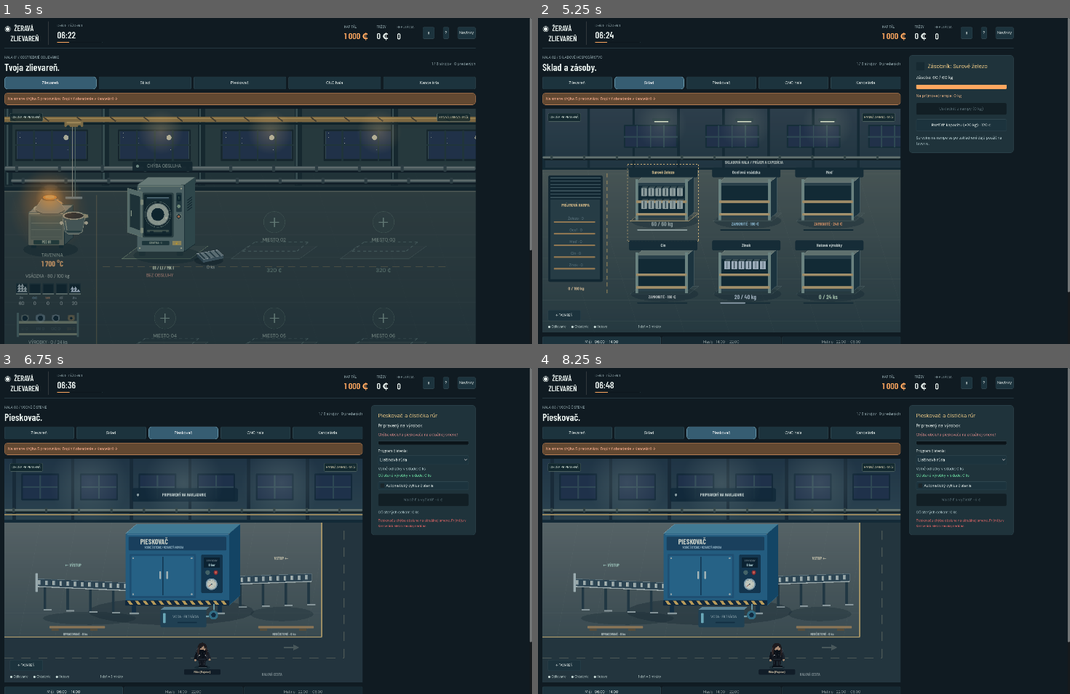
Above: before the commit, frames 1-4 (two rows, left to right).
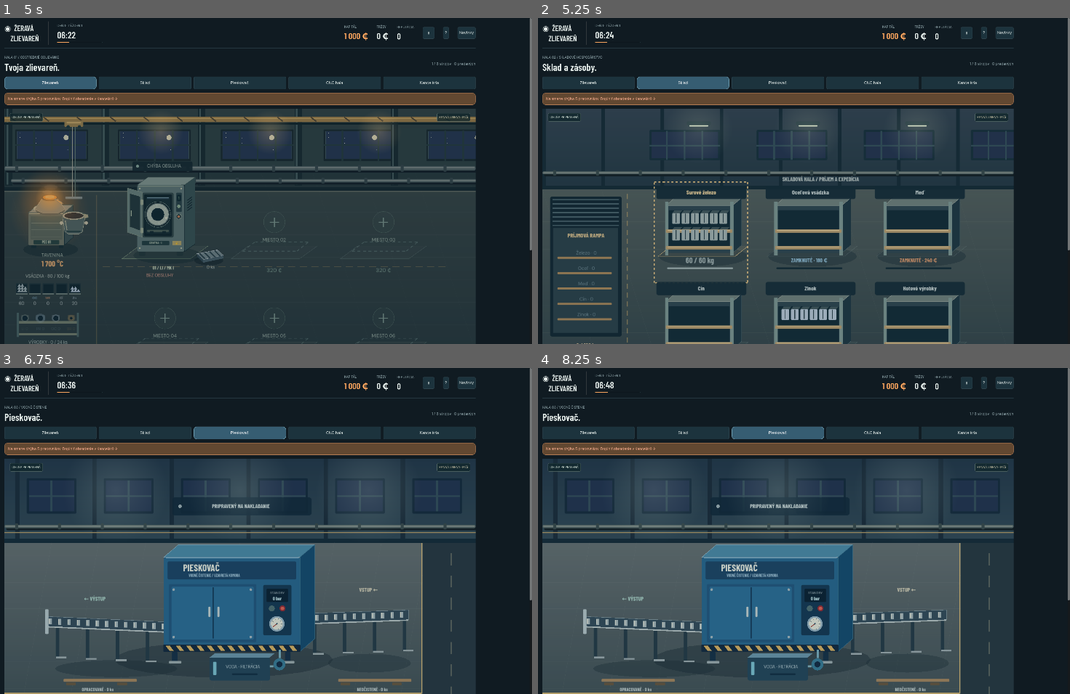
Above: after the commit, the same moments.

Repository: vopojtepek/Zlievaren
Game: Godot game, scene res://src/scenes/Main.tscn
Two runs of this game, one before a commit and one after it. Both use one fixed random seed, a clock stepped at 60 frames per second and the inputs below.
Inputs:
- Up to frame 1 (5 s): click "Ⅱ" at 0.5 s; click "▶" at 1.25 s; click "?" at 2 s; click "Novinky" at 2.75 s; click "Pokračovať" at 3.5 s; click "Zlievareň" at 4.25 s
- Up to frame 2 (5.25 s): click "Sklad" at 5 s
- Up to frame 3 (6.75 s): click "Zlievareň" at 5.75 s; click "Pieskovač" at 6.5 s
- Up to frame 4 (8.25 s): click "Sklad" at 7.25 s; click "Pieskovač" at 8 s

Frame 1 is identical in both runs. In frame 2, 32% of the frame differs, in the area x 0-100%, y 11-100%; in frame 3, 41%; in frame 4, 42%.

Commit message:
Show warehouse and washer inspectors in modal and move CNC panel below milestone

Diff:
--- a/godot/src/autoload/EventBus.gd
+++ b/godot/src/autoload/EventBus.gd
@@ -35,6 +35,8 @@
 signal room_change_requested(room_name: String)
 signal machine_selected(slot: int)
 signal machine_inspector_requested(slot: int)
+signal bin_inspector_requested(bin_id: String)
+signal washer_inspector_requested()
 signal bin_selected(bin_id: String)
 signal toast_requested(message: String, is_error: bool)
 signal pause_toggled(is_paused: bool)
--- a/godot/src/rooms/WarehouseHall.gd
+++ b/godot/src/rooms/WarehouseHall.gd
@@ -39,7 +39,7 @@
 		if hover_bin >= 0:
 			var gm = get_node_or_null("/root/GameManager")
 			if gm != null:
-				gm.select_bin(BIN_IDS[hover_bin])
+				get_node("/root/EventBus").bin_inspector_requested.emit(BIN_IDS[hover_bin])
 
 func _draw() -> void:
 	var state = get_room_state()
--- a/godot/src/rooms/WasherHall.gd
+++ b/godot/src/rooms/WasherHall.gd
@@ -21,8 +21,8 @@
 		var washer_rect = Rect2(372, 231, 318, 221)
 		if washer_rect.has_point(mouse_pos):
 			var gm = get_node_or_null("/root/GameManager")
-			if gm != null and gm.state.washer.active == null:
-				gm.execute({ "type": "washer", "action": "start" })
+			if gm != null:
+				get_node("/root/EventBus").washer_inspector_requested.emit()
 
 func _draw() -> void:
 	var state = get_room_state()
--- a/godot/src/scenes/Main.gd
+++ b/godot/src/scenes/Main.gd
@@ -48,6 +48,4 @@
 		washer_hall.visible = (room_name == "washer")
 		cnc_hall.visible = (room_name == "cnc")
 
-		warehouse_inspector.visible = (room_name == "warehouse")
-		washer_inspector.visible = (room_name == "washer")
 		cnc_inspector.visible = (room_name == "cnc")
--- a/godot/src/ui/WebLayout.gd
+++ b/godot/src/ui/WebLayout.gd
@@ -215,12 +215,12 @@
 	sidebar.custom_minimum_size.x = 345
 	columns.add_child(sidebar)
 	for inspector in [main.warehouse_inspector, main.washer_inspector, main.cnc_inspector]:
-		adopt(inspector, sidebar)
+		adopt(inspector, scene_info)
 		inspector.add_theme_stylebox_override("panel", panel_style("#1f333b", 23))
 		_wrap_labels(inspector)
 	machine_modal = preload("res://src/ui/inspectors/MachineModal.gd").new()
 	add_child(machine_modal)
-	machine_modal.build(main.machine_inspector, main.top_hud)
+	machine_modal.build(main.machine_inspector, main.top_hud, main.warehouse_inspector, main.washer_inspector)
 	main.machine_inspector.add_theme_stylebox_override("panel", panel_style("#1f333b", 23))
 	_wrap_labels(main.machine_inspector)
 	for b in [main.machine_inspector.btn_action, main.machine_inspector.btn_buy_machine, main.washer_inspector.btn_start, main.warehouse_inspector.btn_stock_move]:
@@ -273,7 +273,7 @@
 		nav_buttons[key].set_pressed_no_signal(key == id)
 	scene.visible = id != "office"
 	scene_info.visible = id != "office"
-	sidebar.visible = id != "office" and id != "foundry"
+	sidebar.hide()
 	main.management_tabs.visible = id == "office"
 	main.inspectors_container.hide()
 	_resize_scene.call_deferred()
--- a/godot/src/ui/hud/TopHUD.gd
+++ b/godot/src/ui/hud/TopHUD.gd
@@ -9,7 +9,7 @@
 var revenue_label: Label
 var btn_pause: Button
 var day_track: ProgressBar
-var machine_modal_open: bool = false
+var inspector_modal_open: bool = false
 
 func _label(parent: Node, text: String, font_size: int, color: String = "#e8f0ed") -> Label:
 	var l = Label.new()
@@ -91,7 +91,7 @@
 	_on_tick(GameManager.state, 0)
 
 func _unhandled_key_input(event: InputEvent) -> void:
-	if machine_modal_open:
+	if inspector_modal_open:
 		return
 	if not event is InputEventKey or not event.pressed or event.echo:
 		return
--- a/godot/src/ui/inspectors/MachineModal.gd
+++ b/godot/src/ui/inspectors/MachineModal.gd
@@ -1,5 +1,7 @@
 extends Control
 ## One live inspector, hosted above the page without pausing simulation.
+var inspectors: Dictionary = {}
+var active_room: String = "foundry"
 var inspector: Control
 var hud: Control
 var panel: PanelContainer
@@ -7,9 +9,10 @@
 var close_button: Button
 var previous_focus: Control
 
-func build(machine: Control, top_hud: Control) -> void:
+func build(machine: Control, top_hud: Control, warehouse: Control, washer: Control) -> void:
 	name = "MachineModal"
 	inspector = machine
+	inspectors = {"foundry": machine, "warehouse": warehouse, "washer": washer}
 	hud = top_hud
 	set_anchors_and_offsets_preset(PRESET_FULL_RECT)
 	mouse_filter = MOUSE_FILTER_STOP
@@ -33,21 +36,24 @@
 	content_scroll.size_flags_vertical = SIZE_EXPAND_FILL
 	content_scroll.follow_focus = true
 	box.add_child(content_scroll)
-	inspector.reparent(content_scroll)
-	inspector.set_anchors_and_offsets_preset(PRESET_TOP_LEFT)
-	inspector.custom_minimum_size = Vector2.ZERO
-	inspector.size_flags_horizontal = SIZE_EXPAND_FILL
-	inspector.show()
+	for content in inspectors.values():
+		content.reparent(content_scroll)
+		content.set_anchors_and_offsets_preset(PRESET_TOP_LEFT)
+		content.custom_minimum_size = Vector2.ZERO
+		content.size_flags_horizontal = SIZE_EXPAND_FILL
+		content.hide()
 	gui_input.connect(_backdrop_input)
 	resized.connect(_resize_panel)
 	EventBus.machine_inspector_requested.connect(open_slot)
+	EventBus.bin_inspector_requested.connect(open_bin)
+	EventBus.washer_inspector_requested.connect(open_washer)
 	EventBus.room_change_requested.connect(func(_room): close())
 	get_viewport().gui_focus_changed.connect(_keep_focus_inside)
 	hide()
 	_resize_panel()
 
 func _keep_focus_inside(control: Control) -> void:
-	if visible and not is_ancestor_of(control) and not inspector.product_select.get_popup().visible:
+	if visible and not is_ancestor_of(control) and not _popup_visible():
 		close_button.grab_focus()
 
 func _resize_panel() -> void:
@@ -59,21 +65,42 @@
 func open_slot(slot: int) -> void:
 	if GameManager.current_room != "foundry" or slot < 0 or slot >= Constants.SLOTS:
 		return
+	GameManager.select_machine(slot)
+	_open("foundry")
+
+func open_bin(bin_id: String) -> void:
+	if GameManager.current_room != "warehouse" or (bin_id != "goods" and not Constants.MATERIALS.has(bin_id)):
+		return
+	GameManager.select_bin(bin_id)
+	_open("warehouse")
+
+func open_washer() -> void:
+	if GameManager.current_room == "washer":
+		_open("washer")
+
+func _popup_visible() -> bool:
+	return active_room != "warehouse" and inspector.product_select.get_popup().visible
+
+func _open(room: String) -> void:
 	if not visible:
 		previous_focus = get_viewport().gui_get_focus_owner()
-	GameManager.select_machine(slot)
+	active_room = room
+	inspector = inspectors[room]
+	for content in inspectors.values():
+		content.visible = content == inspector
 	content_scroll.scroll_vertical = 0
 	show()
-	hud.machine_modal_open = true
+	hud.inspector_modal_open = true
 	_resize_panel()
 	close_button.grab_focus()
 
 func close() -> void:
 	if not visible:
 		return
-	inspector.product_select.get_popup().hide()
+	if active_room != "warehouse":
+		inspector.product_select.get_popup().hide()
 	hide()
-	hud.machine_modal_open = false
+	hud.inspector_modal_open = false
 	if is_instance_valid(previous_focus) and previous_focus.is_visible_in_tree():
 		previous_focus.grab_focus()
 	else:
@@ -88,7 +115,7 @@
 	if not visible or not event is InputEventKey or not event.pressed or event.echo:
 		return
 	# PopupMenu owns its keyboard events, including the first Escape.
-	if inspector.product_select.get_popup().visible:
+	if _popup_visible():
 		return
 	if event.keycode == KEY_ESCAPE:
 		close()
--- a/godot/tests/TestMachineModal.gd
+++ b/godot/tests/TestMachineModal.gd
@@ -147,8 +147,8 @@
 		gm.change_room(room)
 		await settle()
 		check(not modal.visible, "Room navigation closes modal")
-		check(main.management_tabs.visible, "Other rooms keep management tabs")
-		check(layout.sidebar.visible == (room != "office"), "Other rooms keep sidebar behavior")
+		check(main.management_tabs.visible == (room == "office"), "Management tabs only in office")
+		check(not layout.sidebar.visible, "Halls have no sidebar")
 		gm.change_room("foundry")
 		modal.open_slot(0)
 	inspector.btn_goto_office.pressed.emit()
@@ -163,7 +163,106 @@
 	await settle()
 	check(not modal.visible, "Backdrop click closes modal")
 	check(not layout.sidebar.visible and not main.management_tabs.visible, "Returning to foundry keeps simplified layout")
+	await check_other_halls(modal)
 	print("MACHINE MODAL CHECKS: %d failures" % failures)
 	main.queue_free()
 	await settle()
 	quit(1 if failures else 0)
+
+func check_other_halls(modal: Control) -> void:
+	gm.new_game()
+	gm.state.money = 10000
+	gm.change_room("warehouse")
+	if DisplayServer.get_name() != "headless":
+		await settle()
+		await click_at(main.warehouse_hall.to_global(main.warehouse_hall.BIN_POSITIONS[0] - Vector2(0, 40)))
+		check(modal.visible, "Rendered bin click opens modal")
+		await click_at(Vector2(4, 150))
+		check(not modal.visible, "Warehouse backdrop closes without click-through")
+	gm.select_bin("copper")
+	check(not modal.visible, "Selecting bin does not open modal")
+	for bin_id in ["iron", "zinc", "steel", "copper", "tin", "goods"]:
+		events.bin_inspector_requested.emit(bin_id)
+		await settle()
+		check(modal.visible and main.warehouse_inspector.current_bin == bin_id, "Bin opens: " + bin_id)
+		check(not main.machine_inspector.is_visible_in_tree() and not main.washer_inspector.is_visible_in_tree(), "Only selected inspector visible")
+		check(not clock.is_paused, "Storage modal keeps simulation running")
+		if bin_id == "copper":
+			check(not gm.state.binUnlocked.copper, "Copper starts locked")
+			main.warehouse_inspector.btn_upgrade.pressed.emit()
+			check(gm.state.binUnlocked.copper and not gm.state.binUnlocked.tin, "Unlock targets selected bin")
+		await key(KEY_ESCAPE)
+		check(not modal.visible, "Storage Escape closes")
+	gm.state = Fixtures.fresh()
+	gm.state.money = 10000
+	gm.change_room("warehouse")
+	modal.open_bin("iron")
+	var iron_before: int = gm.state.raw.iron
+	var incoming_iron: int = gm.state.incoming.iron
+	main.warehouse_inspector.btn_stock_move.pressed.emit()
+	check(gm.state.raw.iron == iron_before + incoming_iron and gm.state.incoming.iron == 0, "Store action transfers selected material")
+	gm.change_room("washer")
+	check(not modal.visible, "Changing room closes storage")
+	Fixtures.perform(gm.state, {"type": "washer", "action": "configure", "product": "iron_pipe"})
+	gm.state.goods.iron_pipe = 4
+	events.washer_inspector_requested.emit()
+	if DisplayServer.get_name() != "headless":
+		modal.close()
+		await settle()
+		await click_at(main.washer_hall.to_global(Vector2(500, 330)))
+	check(modal.visible and gm.state.washer.active == null, "Opening washer does not start cycle")
+	main.washer_inspector.product_select.item_selected.emit(2)
+	check(gm.state.washer.product == "steel_pipe", "Washer product selection works")
+	main.washer_inspector.product_select.item_selected.emit(0)
+	main.washer_inspector.btn_start.pressed.emit()
+	check(gm.state.washer.active == "iron_pipe", "Washer starts via button")
+	main.washer_inspector.check_auto.toggled.emit(true)
+	check(gm.state.washer.auto, "Washer automation works")
+	FoundryEngine.tick(gm.state, 4.0)
+	events.tick_processed.emit(gm.state, 0.0)
+	check(main.washer_inspector.progress_bar.value > 0, "Washer progress updates live")
+	modal.close()
+	events.washer_inspector_requested.emit()
+	check(modal.visible, "Running washer can reopen")
+	await settle()
+	main.washer_inspector.product_select.show_popup()
+	await settle()
+	await key(KEY_ESCAPE)
+	check(modal.visible and not main.washer_inspector.product_select.get_popup().visible, "Washer Escape closes popup first")
+	modal.close_button.grab_focus()
+	for i in range(15):
+		await key(KEY_TAB)
+		check(modal.is_ancestor_of(root.gui_get_focus_owner()), "Washer focus trapped")
+	events.pause_toggled.emit(true)
+	modal.close()
+	modal.open_washer()
+	check(clock.is_paused, "Washer retains manual pause")
+	events.pause_toggled.emit(false)
+	for toast in main.toast_manager.container.get_children():
+		toast.queue_free()
+	await settle()
+	for viewport_size in [Vector2i(800, 600), Vector2i(1440, 1000), Vector2i(1920, 1080)]:
+		root.size = viewport_size
+		for room in ["warehouse", "washer", "cnc"]:
+			gm.change_room(room)
+			await settle()
+			check(not modal.visible, "Navigation leaves modal closed")
+			check(absf(layout.workshop.size.x - layout.columns.size.x) < 1, "Full width hall: " + room)
+			check(main.cnc_inspector.is_visible_in_tree() == (room == "cnc"), "CNC panel room visibility")
+			if room == "cnc":
+				check(main.cnc_inspector.get_parent() == layout.scene_info, "CNC below hall information")
+				check(main.cnc_inspector.get_index() == layout.scene_info.get_child_count() - 1, "CNC follows milestone")
+				check(absf(main.cnc_inspector.size.x - layout.scene_info.size.x) < 1, "CNC fills width")
+			else:
+				if room == "warehouse":
+					modal.open_bin("goods")
+				else:
+					modal.open_washer()
+				await settle()
+				check(modal.panel.get_global_rect().end.x <= root.size.x and modal.panel.get_global_rect().end.y <= root.size.y, "Modal fits: " + room)
+			if room == "cnc":
+				layout.scroll.scroll_vertical = int(main.cnc_inspector.position.y + layout.scene_info.position.y + layout.workshop.position.y)
+				await settle()
+			await shot(room + "-" + str(viewport_size.x))
+	gm.change_room("office")
+	check(not modal.visible and not main.cnc_inspector.is_visible_in_tree(), "Office hides all inspectors")
